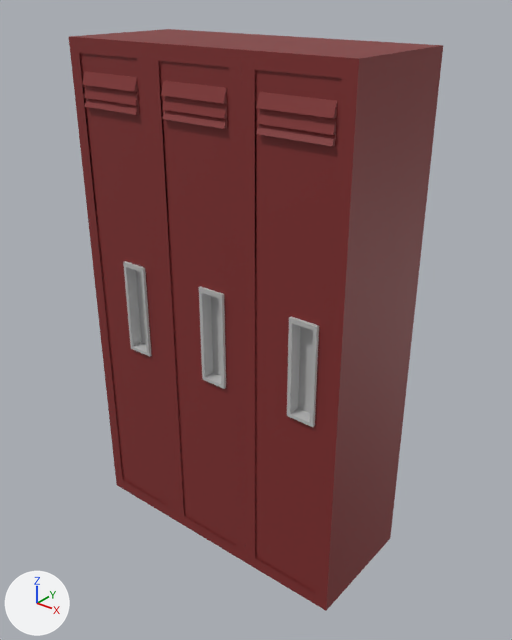
Before and after pictures for a commit that changed the FBX model Assets/Models/Lobby1/Lockers_3.fbx.
Before and after are seen from a 50 mm lens placed at (1.536, -1.488, 0.908), pointed at (0.338, 0.01, -0.02). Every picture has the same lights, and +X, +Y and +Z are marked at lower left. Where no turn or scale is listed for an object, it has been applied to the vertices.

The older version as bpy lines, for what is in view:
```python
ob_door = bpy.data.objects.new('Door', me_mesh_002)
ob_door.location = (0.0, -0.18, 0.0)
ob_door1 = bpy.data.objects.new('Door1', me_mesh_007)
ob_door1.location = (0.304, -0.18, 0.0)
ob_door2 = bpy.data.objects.new('Door2', me_mesh_011)
ob_door2.location = (0.608, -0.18, 0.0)
ob_handle = bpy.data.objects.new('Handle', me_mesh_003)
ob_handle.location = (0.04, -0.176, 0.0)
ob_handle1 = bpy.data.objects.new('Handle1', me_mesh_006)
ob_handle1.location = (0.344, -0.176, 0.0)
ob_handle2 = bpy.data.objects.new('Handle2', me_mesh_010)
ob_handle2.location = (0.648, -0.176, 0.0)
ob_outside = bpy.data.objects.new('Outside', me_mesh)
ob_outside.location = (0.0, 0.0, 0.0)
ob_outside1 = bpy.data.objects.new('Outside1', me_mesh_005)
ob_outside1.location = (0.304, 0.0, 0.0)
ob_outside2 = bpy.data.objects.new('Outside2', me_mesh_009)
ob_outside2.location = (0.608, 0.0, 0.0)
# also in view: 'Inside' at (0.0, 0.0, 0.0); 'Inside1' at (0.304, 0.0, 0.0)
```
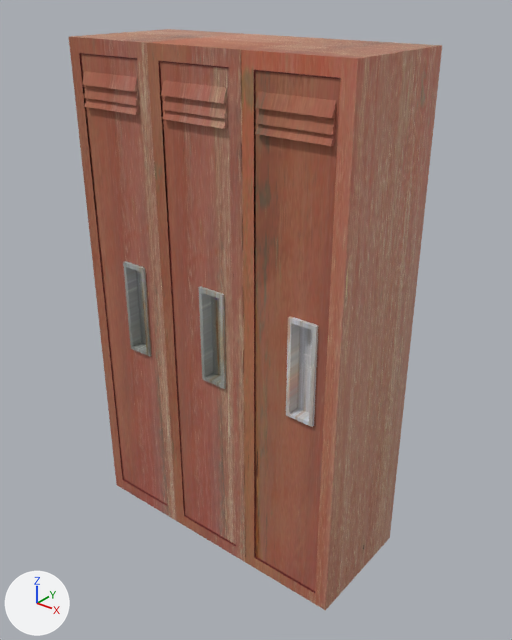
The newer file is also turned or shifted as a whole; pictures and numbers use the older file's frame.

Pixel boxes [x1, y1, x2, y2] of what changed, in the pictures (512 x 640 px):
'Outside2', recoloured
    both: [240, 39, 443, 611]
'Door2', recoloured (red to brown)
    both: [254, 71, 342, 592]
'Door1', recoloured (red to brown)
    both: [160, 62, 236, 545]
'Door', recoloured
    both: [81, 54, 168, 505]
'Outside1', recoloured
    both: [147, 34, 330, 562]
'Outside', recoloured
    both: [69, 29, 243, 520]
'Handle1', recoloured
    both: [199, 286, 226, 389]
'Handle', recoloured
    both: [123, 261, 152, 357]

The change, as a list of edits to the scene's bpy script:
```text
Add img_texturescom_metalpainted0189_1_m_jpg:
    img_texturescom_metalpainted0189_1_m_jpg = load_image('TexturesCom_MetalPainted0189_1_M.jpg', '_unpacked/TexturesCom_MetalPainted0189_1_M.jpg', 1600, 1200, 'sRGB')
Add img_silver_rusted_chair_metal_jpg:
    img_silver_rusted_chair_metal_jpg = load_image('silver_rusted_chair_metal.jpg', '_unpacked/silver_rusted_chair_metal.jpg', 1600, 1091, 'sRGB')
Add mat_red_stain:
    mat_red_stain = principled_material('red_stain')
    mat_red_stain.texture = img_texturescom_metalpainted0189_1_m_jpg
    mat_red_stain.roughness = 0.749
Add mat_silver_rust:
    mat_silver_rust = principled_material('silver_rust')
    mat_silver_rust.texture = img_silver_rusted_chair_metal_jpg
    mat_silver_rust.roughness = 0.553
Change me_mesh:
    where me_mesh.from_pydata(...)  # 44 vertices, 35 faces; spans x -0.15..0.15, y -0.19..0.19, z -0.76..0.76
    remove me_mesh.materials.append(mat_locker_red)  # red #822d2d
    add me_mesh.materials.append(mat_red_stain)  # picture img_texturescom_metalpainted0189_1_m_jpg
Change me_mesh_007:
    where me_mesh_007.from_pydata(...)  # 96 vertices, 86 faces; spans x -0.129..0.129, y -0.02..0.007, z -0.728..0.728
    remove me_mesh_007.materials.append(mat_locker_red)  # red #822d2d
    add me_mesh_007.materials.append(mat_red_stain)  # picture img_texturescom_metalpainted0189_1_m_jpg
Change me_mesh_003:
    where me_mesh_003.from_pydata(...)  # 120 vertices, 118 faces; spans x -0.042..0.042, y -0.019..0.019, z -0.145..0.145
    remove me_mesh_003.materials.append(mat_phong2)  # grey #bcbcbc
    add me_mesh_003.materials.append(mat_silver_rust)  # picture img_silver_rusted_chair_metal_jpg
Change me_mesh_006:
    where me_mesh_006.from_pydata(...)  # 120 vertices, 118 faces; spans x -0.042..0.042, y -0.019..0.019, z -0.145..0.145
    remove me_mesh_006.materials.append(mat_phong2)  # grey #bcbcbc
    add me_mesh_006.materials.append(mat_silver_rust)  # picture img_silver_rusted_chair_metal_jpg
Change me_mesh_002:
    where me_mesh_002.from_pydata(...)  # 96 vertices, 86 faces; spans x -0.129..0.129, y -0.02..0.007, z -0.728..0.728
    remove me_mesh_002.materials.append(mat_locker_red)  # red #822d2d
    add me_mesh_002.materials.append(mat_red_stain)  # picture img_texturescom_metalpainted0189_1_m_jpg
Change me_mesh_005:
    where me_mesh_005.from_pydata(...)  # 44 vertices, 35 faces; spans x -0.15..0.15, y -0.19..0.19, z -0.76..0.76
    remove me_mesh_005.materials.append(mat_locker_red)  # red #822d2d
    add me_mesh_005.materials.append(mat_red_stain)  # picture img_texturescom_metalpainted0189_1_m_jpg
Change me_mesh_009:
    where me_mesh_009.from_pydata(...)  # 44 vertices, 35 faces; spans x -0.15..0.15, y -0.19..0.19, z -0.76..0.76
    remove me_mesh_009.materials.append(mat_locker_red)  # red #822d2d
    add me_mesh_009.materials.append(mat_red_stain)  # picture img_texturescom_metalpainted0189_1_m_jpg
Change me_mesh_011:
    where me_mesh_011.from_pydata(...)  # 96 vertices, 86 faces; spans x -0.129..0.129, y -0.02..0.007, z -0.728..0.728
    remove me_mesh_011.materials.append(mat_locker_red)  # red #822d2d
    add me_mesh_011.materials.append(mat_red_stain)  # picture img_texturescom_metalpainted0189_1_m_jpg
```
